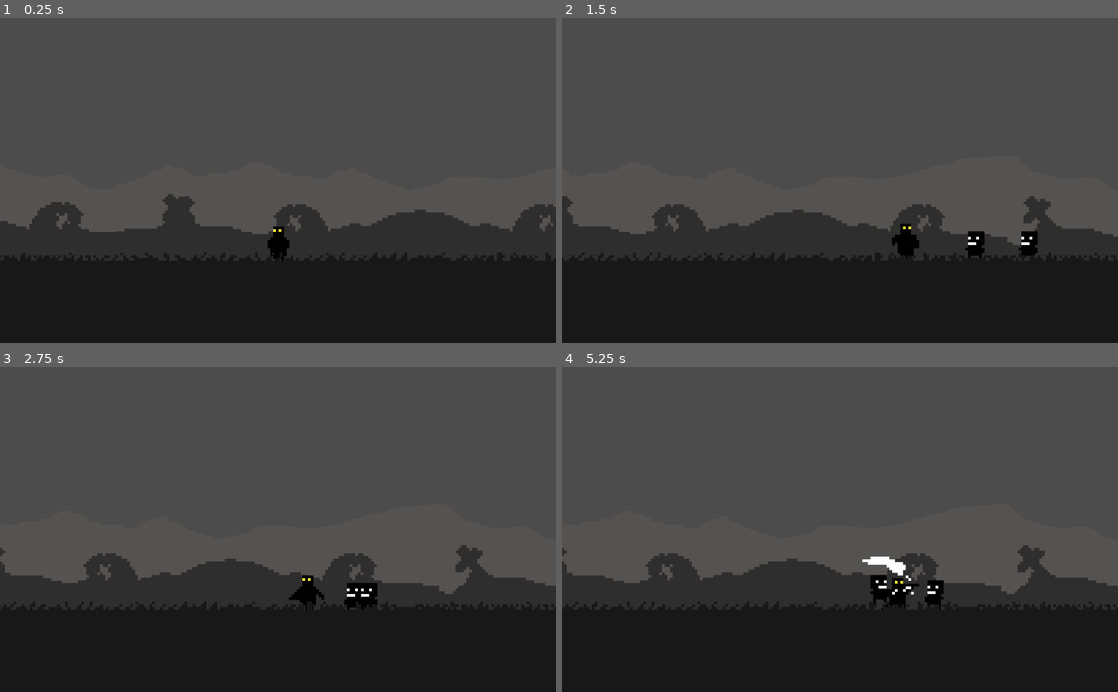
Above: before the commit, frames 1-4 (two rows, left to right).
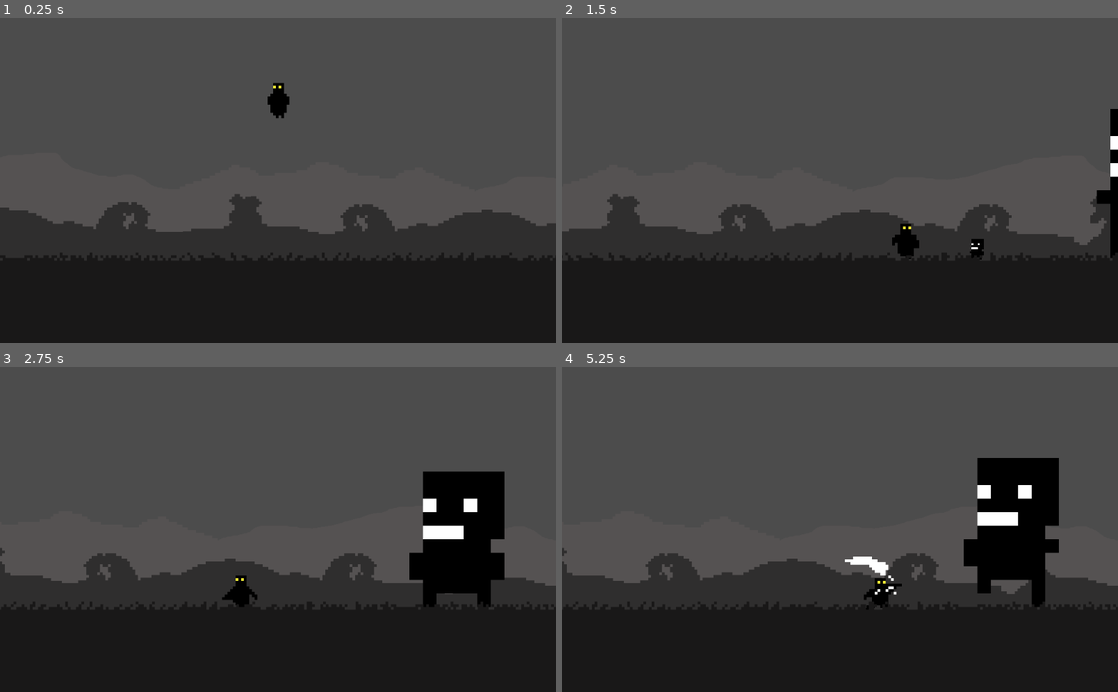
Above: after the commit, the same moments.

Repository: renzoventura/Shade
Game: Godot game, scene res://Scenes/Level/TemplateLevel.tscn
Two runs of this game, one before a commit and one after it. Both use one fixed random seed, a clock stepped at 60 frames per second and the inputs below.
Inputs:
- Up to frame 1 (0.25 s): no input
- Up to frame 2 (1.5 s): hold D (right) from 0.53 s (still down); tap , (attack) at 0.6 s; tap W (jump) at 0.77 s; tap Shift (dash) at 1.35 s
- Up to frame 3 (2.75 s): tap W (jump) at 1.52 s; release D (right) at 2.03 s; hold A (left) from 2.03 s (still down); tap , (attack) at 2.1 s
- Up to frame 4 (5.25 s): release A (left) at 2.78 s; hold D (right) 2.78-4.28 s; tap Shift (dash) at 2.85, 4.35 s; tap W (jump) at 3.02, 3.77, 4.52 s; tap , (attack) at 3.6, 5.1 s; hold A (left) 4.28-5.03 s; hold D (right) from 5.03 s (still down)

The runs differ from the first frame. In frame 1, 5.1% of the frame differs, in the area x 0-100%, y 19-75%; in frame 2, 5.7%; in frame 3, 6.7%, in the area x 40-91%, y 32-75%; in frame 4, 6.7%.

Commit message:
Minor enemy ai tweaks

Diff:
--- a/Scenes/Level/GameState.gd
+++ b/Scenes/Level/GameState.gd
@@ -5,7 +5,7 @@
 onready var timer = $Timer
 var can_spawn = true
 var rightSpawnPoint = Vector2(2021.296,-76.711)
-var leftSpawnPoint = Vector2(-2250.726,-68.302)
+var leftSpawnPoint = Vector2(-2241.207,-68.302)
 var spawn_points = [rightSpawnPoint, leftSpawnPoint]
 
 func _ready():
--- a/Scenes/Level/TemplateLevel.tscn
+++ b/Scenes/Level/TemplateLevel.tscn
@@ -29,18 +29,18 @@
 collision_layer = 16
 
 [node name="CollisionShape2D" type="CollisionShape2D" parent="StaticBody2D2"]
-position = Vector2( 3157.7, 70.9563 )
+position = Vector2( 3092.81, 60.1412 )
 shape = SubResource( 1 )
 
 [node name="Player" parent="." instance=ExtResource( 1 )]
-position = Vector2( 2454.51, 566.595 )
+position = Vector2( 2208.21, -179.464 )
 z_index = 2
 
 [node name="Enemies" type="Node2D" parent="."]
 position = Vector2( 2157.6, 669.056 )
 
 [node name="Enemy" parent="Enemies" instance=ExtResource( 3 )]
-position = Vector2( 2021.3, -76.7115 )
+position = Vector2( 2234, -76.7115 )
 
 [node name="Floors" type="Node2D" parent="."]
 position = Vector2( 1202.51, 791.183 )
--- a/Scenes/Player/Enemy.gd
+++ b/Scenes/Player/Enemy.gd
@@ -1,28 +1,35 @@
 extends KinematicBody2D
-
-var list_of_speed = [5, 10, 15, 30]
-var list_of_max_speed = [300, 500, 600, 1000]
+var levels = [1,2,3,4]
+var list_of_speed = [20, 10, 5, 5]
+var list_of_max_speed = [850, 300, 200, 150]
+var list_of_scales = [0.75, 1.0, 1.5, 5]
+var number_of_lives = [1, 2, 3, 5]
 var motion = Vector2(0,0)
 var motion_up = Vector2(0,-1)
 var SPEED = 5;
 var MAX_SPEED = 600
 var current_speed = 10;
 var JUMP_SPEED = 1800;
-var GRAVITY = 800;
+var GRAVITY = 700;
 var MAX_FALL_SPEED = 3000
-var life = 3
+var life
 var ACCELERATION = 5
 var HURT_JUMP_SPEED = -3000
-var HURT_SPEED = 400
+var HURT_SPEED = 600
 var is_moving = true
+var rng = RandomNumberGenerator.new()
 
 var player
 onready var timer = $Timer
 
 func _ready():
 	set_physics_process(true)
-	SPEED = list_of_speed[randi() % list_of_speed.size()]
-	MAX_SPEED = list_of_max_speed[randi() % list_of_max_speed.size()]
+	rng.randomize()
+	var random = rng.randi_range(0, 3)
+	scale = Vector2(list_of_scales[random], list_of_scales[random])
+	life = number_of_lives[random]
+	SPEED = list_of_speed[random]
+	MAX_SPEED = list_of_max_speed[random]
 
 func _physics_process(delta):
 	apply_gravity()
@@ -46,16 +53,15 @@
 	set_physics_process(true)
 
 func hurt(var is_facing_right):
-	die()
 	timer.start()
 	is_moving = false
 	life -= 1
 	var direction = 1
 	if(!is_facing_right):
 		direction = -1
+	motion.x = HURT_SPEED * direction
 	motion.y = HURT_JUMP_SPEED
-	motion.x = HURT_SPEED * direction
-
+	die()
 
 func apply_gravity():
 	if is_on_floor() and motion.y > 0:
@@ -72,7 +78,7 @@
 		yield(get_node("Sprite/AnimationPlayer"), "animation_finished")
 
 func die():
-	if(life < 0):
+	if(life <= 0):
 		queue_free()
 
 func _on_Timer_timeout():
--- a/Scenes/Player/Player.gd
+++ b/Scenes/Player/Player.gd
@@ -22,7 +22,6 @@
 	is_facing_right = true;
 	is_attacking = false;
 
-# warning-ignore:unused_argument
 func _process(delta):
 	apply_gravity()
 	if not is_attacking:
